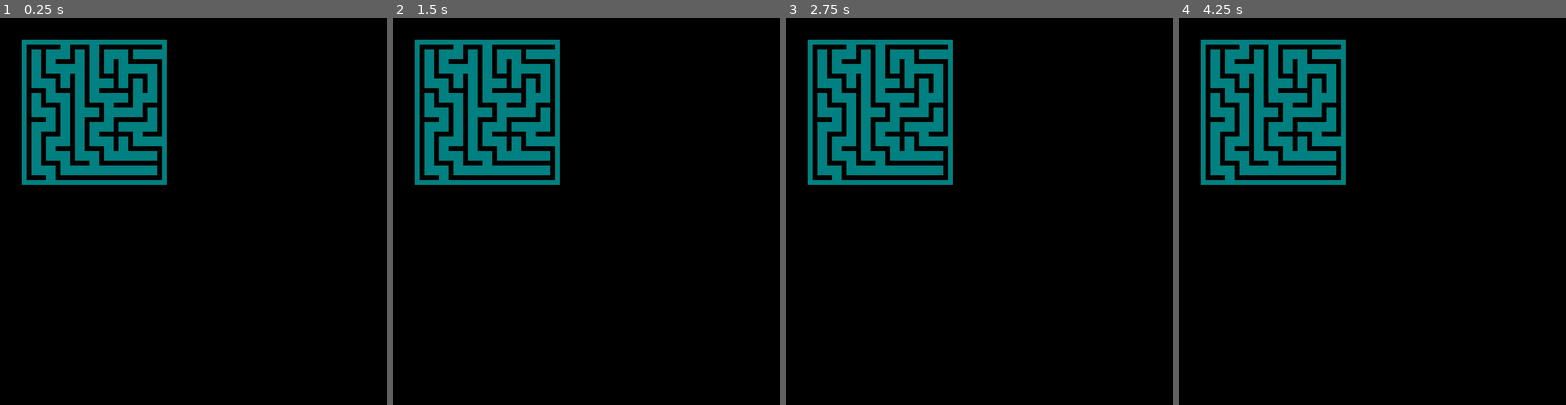
Above: before the commit, frames 1-4 (left to right).
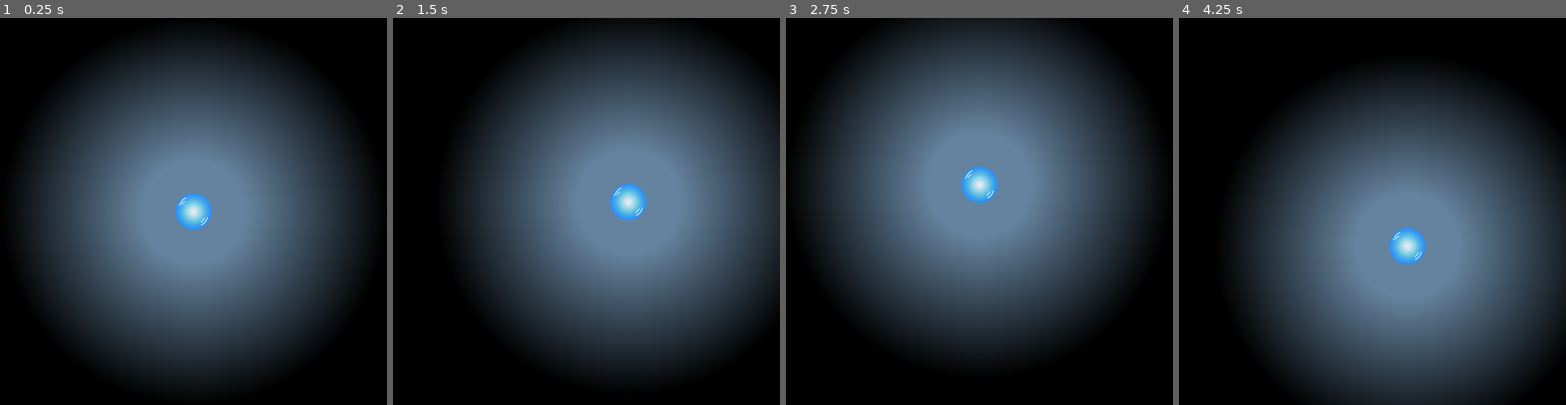
Above: after the commit, the same moments.

Repository: jacob-grahn/bubble-racing
Game: Godot game, scene res://maze/Maze.tscn
Same seed, same stepped clock (60 frames per second), same inputs: the game is played once before the commit and once after it.
Inputs (mouse positions are in pixels of both pictures, inside the frame that each line leads up to):
- Up to frame 1 (0.25 s): no input
- Up to frame 2 (1.5 s): tap Enter at 0.5 s; move the mouse to (671, 192) at 0.52 s; click (671, 192) at 0.67 s; move the mouse to (509, 230) at 1.27 s; click (509, 230) at 1.42 s
- Up to frame 3 (2.75 s): move the mouse to (1018, 126) at 2.02 s; click (1018, 126) at 2.17 s
- Up to frame 4 (4.25 s): move the mouse to (1353, 288) at 2.77 s; click (1353, 288) at 2.92 s; move the mouse to (1488, 269) at 3.52 s; click (1488, 269) at 3.67 s

The runs differ from the first frame. In frame 1, 64% of the frame differs, in the area x 5-95%, y 5-95%; in frame 2, 65%; in frame 3, 63%; in frame 4, 67%, in the area x 5-100%, y 5-100%.
Error after the commit: Parse Error: Variable "TileMap" shadows a native class. (res://maze/Maze.gd:4)

Commit message:
use random maze as level

Diff:
--- a/bubble/Bubble.tscn
+++ b/bubble/Bubble.tscn
@@ -1,12 +1,17 @@
-[gd_scene load_steps=4 format=2]
+[gd_scene load_steps=5 format=2]
 
 [ext_resource path="res://bubble/bubble.png" type="Texture" id=1]
 [ext_resource path="res://bubble/bubble-light.png" type="Texture" id=2]
 
+[sub_resource type="PhysicsMaterial" id=2]
+friction = 0.0
+bounce = 0.339
+
 [sub_resource type="CircleShape2D" id=1]
 
-[node name="RigidBody2D" type="RigidBody2D"]
+[node name="Bubble" type="RigidBody2D"]
 mode = 2
+physics_material_override = SubResource( 2 )
 gravity_scale = 0.0
 
 [node name="Light2D" type="Light2D" parent="."]
--- a/map/Map.tscn
+++ b/map/Map.tscn
@@ -88,7 +88,6 @@
 rotation = 1.5708
 
 [node name="Sprite" type="Sprite" parent="."]
-visible = false
 modulate = Color( 0.027451, 0.737255, 0.956863, 1 )
 position = Vector2( 113.993, 99.7651 )
 rotation = 1.5708
--- a/maze/Maze.gd
+++ b/maze/Maze.gd
@@ -1,24 +1,37 @@
 extends Node2D
 
 var Box = preload("../box/Box.tscn")
-var boxWidth = 10
-var boxScale = 0.1
+var TileMap = preload("./TileMap.gd")
+var boxWidth = 100
+var boxScale = 1
 var nodeWidth = boxWidth * 3
+var map = TileMap.new()
 
 
 func _ready():
-	position = Vector2(50, 50)
+	randomize()
 
 	var maze = MazeGenerator.generate(10, 10)
+	maze.shuffle()
+
 	for node in maze:
 		draw_node(node)
 
+	$Bubble.position = Vector2(300, 2900)
+
 
 func draw_box(x, y):
-	var box = Box.instance()
-	box.scale = Vector2(boxScale, boxScale)
-	box.position = Vector2(x, y)
-	add_child(box)
+	var top = 1 if map.getTile(x, y - 1) else 0
+	var right = 1 if map.getTile(x + 1, y) else 0
+	var bottom = 1 if map.getTile(x, y + 1) else 0
+	var left = 1 if map.getTile(x - 1, y) else 0
+	# var neighbor_count = top + right + bottom + left
+	if (!top and !bottom) or (!right and !left):
+		var box = Box.instance()
+		box.scale = Vector2(boxScale, boxScale)
+		box.position = Vector2(x * boxWidth, y * boxWidth)
+		add_child(box)
+		map.setTile(x, y, true)
 
 
 func draw_node(node):
@@ -26,8 +39,8 @@
 	var right = false
 	var down = false
 	var left = false
-	var x = node.x * nodeWidth
-	var y = node.y * nodeWidth
+	var x = node.x * 3
+	var y = node.y * 3
 
 	for connection in node.connections:
 		if node.y - connection.y > 0:
@@ -39,21 +52,22 @@
 		if node.x - connection.x > 0:
 			left = true
 
+	# exit
+	if node.y == 0 and node.x == 5:
+		up = true
+
 	# add corners
 	draw_box(x, y)
-	draw_box(x + (boxWidth * 2), y)
-	draw_box(x + (boxWidth * 2), y + (boxWidth * 2))
-	draw_box(x, y + (boxWidth * 2))
+	draw_box(x + 2, y)
+	draw_box(x + 2, y + 2)
+	draw_box(x, y + 2)
 
 	# add walls
 	if !up:
-		draw_box(x + boxWidth, y)
+		draw_box(x + 1, y)
 	if !right:
-		draw_box(x + (boxWidth * 2), y + boxWidth)
+		draw_box(x + 2, y + 1)
 	if !down:
-		draw_box(x + boxWidth, y + (boxWidth * 2))
+		draw_box(x + 1, y + 2)
 	if !left:
-		draw_box(x, y + boxWidth)
-
-	if (node.x == 0 and node.y == 0):
-		print(node)
+		draw_box(x, y + 1)
--- a/maze/Maze.tscn
+++ b/maze/Maze.tscn
@@ -1,6 +1,22 @@
-[gd_scene load_steps=2 format=2]
+[gd_scene load_steps=5 format=2]
 
 [ext_resource path="res://maze/Maze.gd" type="Script" id=1]
+[ext_resource path="res://bubble/Bubble.tscn" type="PackedScene" id=2]
+[ext_resource path="res://bubble/Bubble.gd" type="Script" id=3]
+[ext_resource path="res://map/light_shadow_background.png" type="Texture" id=4]
 
 [node name="Maze" type="Node2D"]
 script = ExtResource( 1 )
+
+[node name="Sprite" type="Sprite" parent="."]
+modulate = Color( 0.568627, 0.764706, 0.996078, 1 )
+position = Vector2( 9947.12, 5229.67 )
+scale = Vector2( 25.8678, 18.4322 )
+texture = ExtResource( 4 )
+
+[node name="Bubble" parent="." instance=ExtResource( 2 )]
+position = Vector2( 334.707, 308.827 )
+script = ExtResource( 3 )
+
+[node name="CanvasModulate" type="CanvasModulate" parent="."]
+color = Color( 0, 0, 0, 1 )
--- /dev/null
+++ b/maze/TileMap.gd
@@ -0,0 +1,13 @@
+extends Object
+
+var map = {}
+
+func getTile(x, y):
+	if !map.get(x):
+		return null
+	return map[x].get(y)
+
+func setTile(x, y, value):
+	if !map.get(x):
+		map[x] = {}
+	map[x][y] = value
